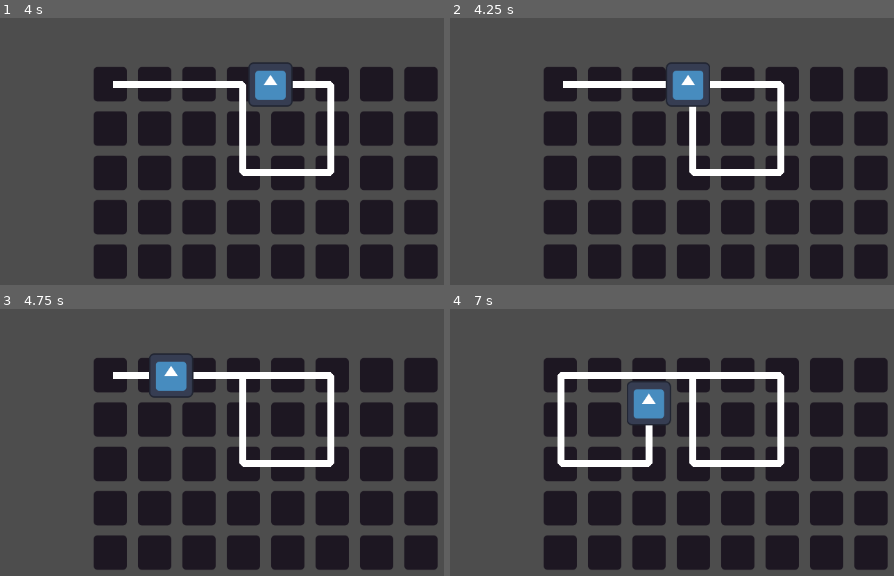
Above: before the commit, frames 1-4 (two rows, left to right).
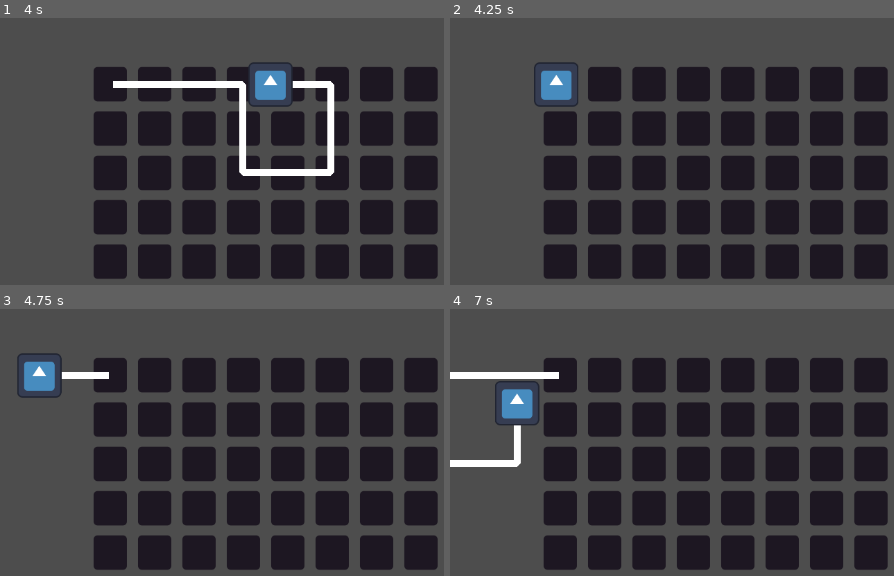
Above: after the commit, the same moments.

Repository: iguessfive/GMTK-Game-Jam
Game: Godot game, scene res://gameplay/ouroborus_game.tscn
The game is run twice, just before and just after one commit, with the same random seed, the same clock (stepped at 60 frames per second) and the same inputs. The project has no main scene, so this scene is started directly. The engine's default icon, where the game draws it, is replaced by a stand-in: a white triangle on a blue panel in a dark square.
Inputs:
- Up to frame 1 (4 s): tap Enter at 0.5 s; hold D (move_right) 0.53-1.28 s; hold Space (throw) 0.53-1.28 s; hold S (move_down) 1.28-2.03 s; tap Space (throw) at 1.35, 2.85 s; hold D (move_right) 2.03-2.78 s; hold Space (throw) 2.03-2.78 s; hold W (move_up) 2.78-3.53 s; hold A (move_left) from 3.53 s (still down); hold Space (throw) from 3.53 s (still down)
- Up to frame 2 (4.25 s): keep holding A (move_left); keep holding Space (throw)
- Up to frame 3 (4.75 s): keep holding A (move_left); release Space (throw) at 4.28 s; tap Space (throw) at 4.35 s
- Up to frame 4 (7 s): release A (move_left) at 5.03 s; hold S (move_down) 5.03-5.78 s; hold Space (throw) 5.03-5.78 s; hold D (move_right) 5.78-6.53 s; tap Space (throw) at 5.85 s; hold W (move_up) from 6.53 s (still down); hold Space (throw) from 6.53 s (still down)

Frame 1 is identical in both runs. In frame 2, 4.9% of the frame differs, in the area x 18-76%, y 16-60%; in frame 3, 5.3%; in frame 4, 7.8%, in the area x 0-76%, y 23-60%.

Commit message:
feat: a first version of lose state

Diff:
--- a/gameplay/level.gd
+++ b/gameplay/level.gd
@@ -1,19 +1,6 @@
 extends TileMapLayer
 
 var travelled_tiles: Dictionary = {}
-
-## Used to show where the player can travel
-func get_can_travel_tiles(point: Vector2) -> Array: # Vector2i
-	var can_travel_tiles: Array = []
-	var position_in_map = local_to_map(point)
-
-	# only get tiles in cardinal directions
-	for direction in [Vector2(1, 0), Vector2(-1, 0), Vector2(0, 1), Vector2(0, -1)]:
-		var position_tile = position_in_map + direction
-		if get_used_cells().has(position_tile):
-			can_travel_tiles.append(position_tile)
-
-	return can_travel_tiles
 
 ## Used to record the tiles the player has travelled
 func add_travelled_tile(point: Vector2) -> void:
@@ -21,6 +8,8 @@
 
 	if not travelled_tiles.has(position_in_map):
 		travelled_tiles[position_in_map] = true
+	else:
+		get_tree().reload_current_scene.call_deferred()
 
 
 ## Used to move the player to a tile in the map
--- a/gameplay/snake.gd
+++ b/gameplay/snake.gd
@@ -13,6 +13,9 @@
 @onready var persisent_body: Line2D = $PersistentBody
 @onready var points_travelled: Array = persisent_body.points
 @onready var anchor: Transform2D = $PersistentBody.transform
+
+func _ready() -> void:
+	level.add_travelled_tile(global_position)
 
 @warning_ignore("unused_parameter")
 func _process(delta: float) -> void:
@@ -44,6 +47,8 @@
 		distance_moved = 0.0
 		has_moved_finished = true
 		direction = Vector2.ZERO
+		level.add_travelled_tile(global_position)
+		print(level.travelled_tiles)
 
 	if direction.length() > 0:
 		move_and_slide()
--- a/gameplay/snake.tscn
+++ b/gameplay/snake.tscn
@@ -5,8 +5,6 @@
 
 [node name="Snake" type="CharacterBody2D"]
 script = ExtResource("1_i4p4t")
-speed = null
-grid_size = null
 
 [node name="Head" type="Sprite2D" parent="."]
 scale = Vector2(0.5, 0.5)
